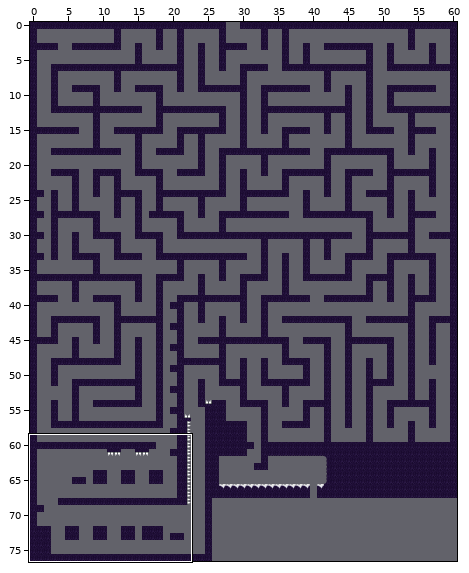
A Tiled map (JSON) gets an edit: tileMaps/cave5.json. Above: a wide view before the commit, with the close-up outlined.
Close-up. Before:
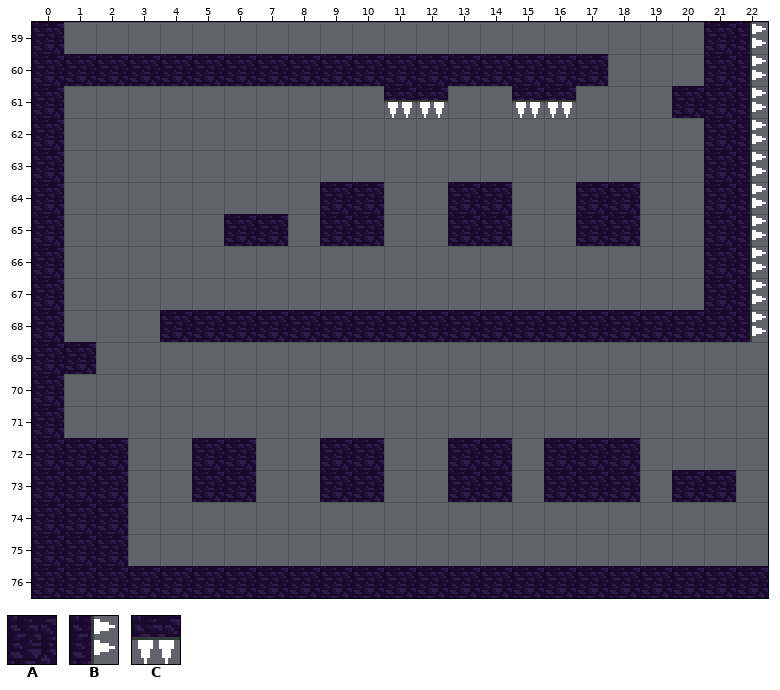
Cells are 16x16 px. Shown: x 0..22, y 59..76. The commit also changed other parts of the map, which this record leaves out.
Key: from "tileset": A 4, B 25, C 29.
_ is an empty cell.
Layer "Tile Layer 1" before, first column x 0:
59 A____________________AB
60 AAAAAAAAAAAAAAAAAA___AB
61 A__________CC__CC___AAB
62 A____________________AB
63 A____________________AB
64 A________AA__AA__AA__AB
65 A_____AA_AA__AA__AA__AB
66 A____________________AB
67 A____________________AB
68 A___AAAAAAAAAAAAAAAAAAB
69 AA_____________________
70 A______________________
71 A______________________
72 AAA__AA__AA__AA_AAA____
73 AAA__AA__AA__AA_AAA_AA_
74 AAA____________________
75 AAA____________________
76 AAAAAAAAAAAAAAAAAAAAAAA
Once edited:
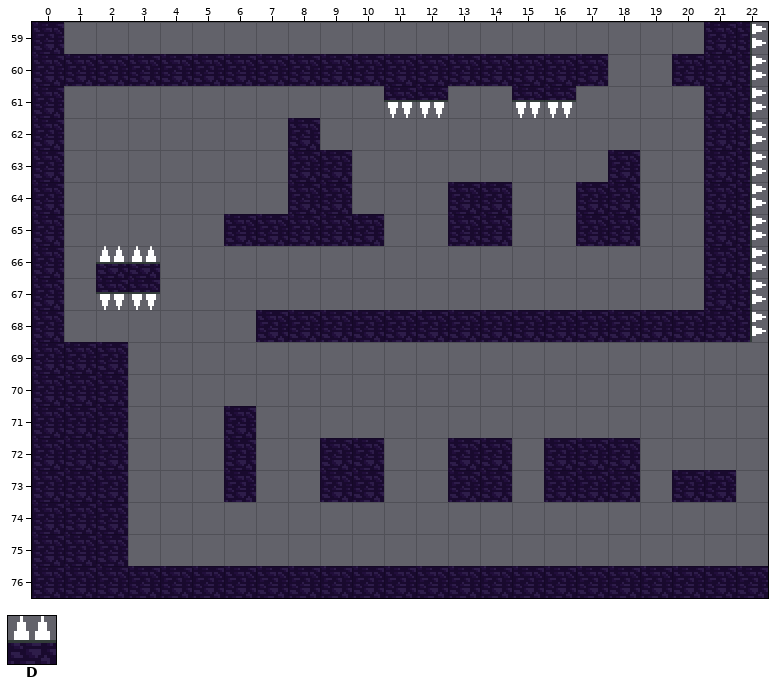
Further tiles: from "tileset": D 26.
Diff:
Layer "Tile Layer 1":
There is now tile A in row 60 at x 20; in row 62 at x 8; in row 63 at x 8 to 9 and 18; in rows 64 to 65 at x 8; in row 69 at x 2; in row 70 at x 1 to 2.
There is now tile A in row 71 at x 1 to 2 and 6.
There is now tile C in row 67 at x 2 to 3.
There is now tile D in row 66 at x 2 to 3.
The author cleared tile A in row 61 at x 20; in row 64 at x 10; in row 68 at x 4 to 6; in rows 72 to 73 at x 5.
